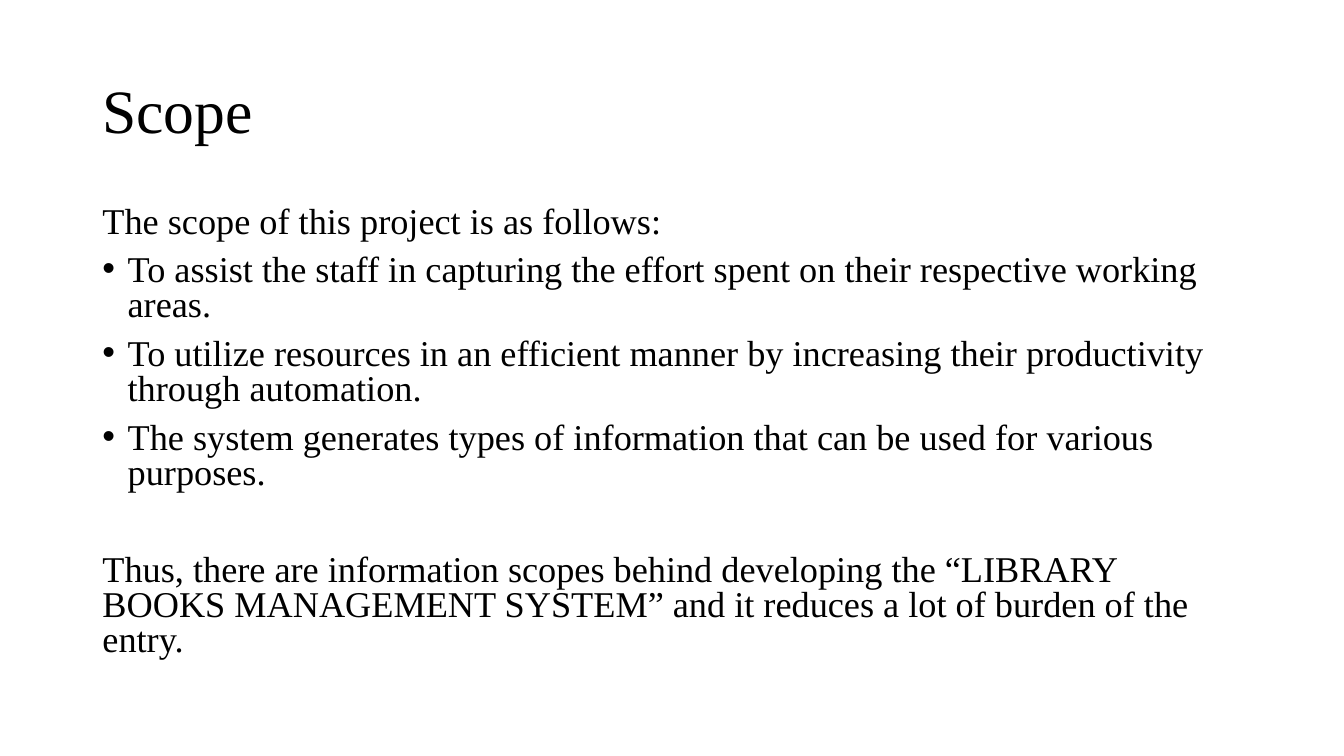
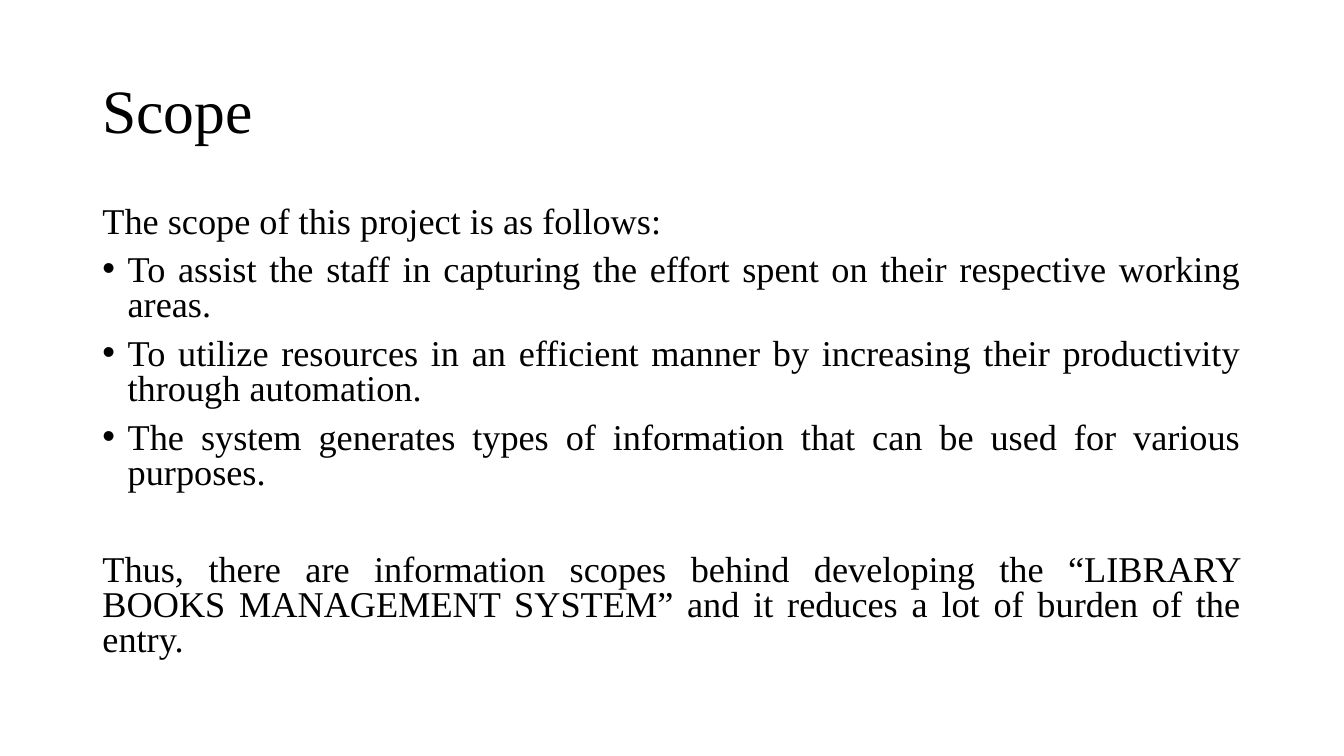
Before and after one commit to Andipstha/theFusion-Project-I, a slide deck: slide 4 of Documentation/LBMS_Presentation.pptx. Drawn at 1344x756 pixels with LibreOffice and Linux fonts; fonts in the diff are those of the drawing. Boxes give left, top, right and bottom in pixels: in the first picture for what was removed or moved away, otherwise in the second. Text is boxed around its words. In the diff, an @@ line names an element or a change of style, - is before the commit and + after.

```diff
--- a/Documentation/LBMS_Presentation.pptx
+++ b/Documentation/LBMS_Presentation.pptx
@@ text "The scope of this project ..." at [102, 208, 1241, 659]: alignment left to justified @@
```
Also in this commit, not shown: 3 other slides changed, 1 slide added, 3 other files.
